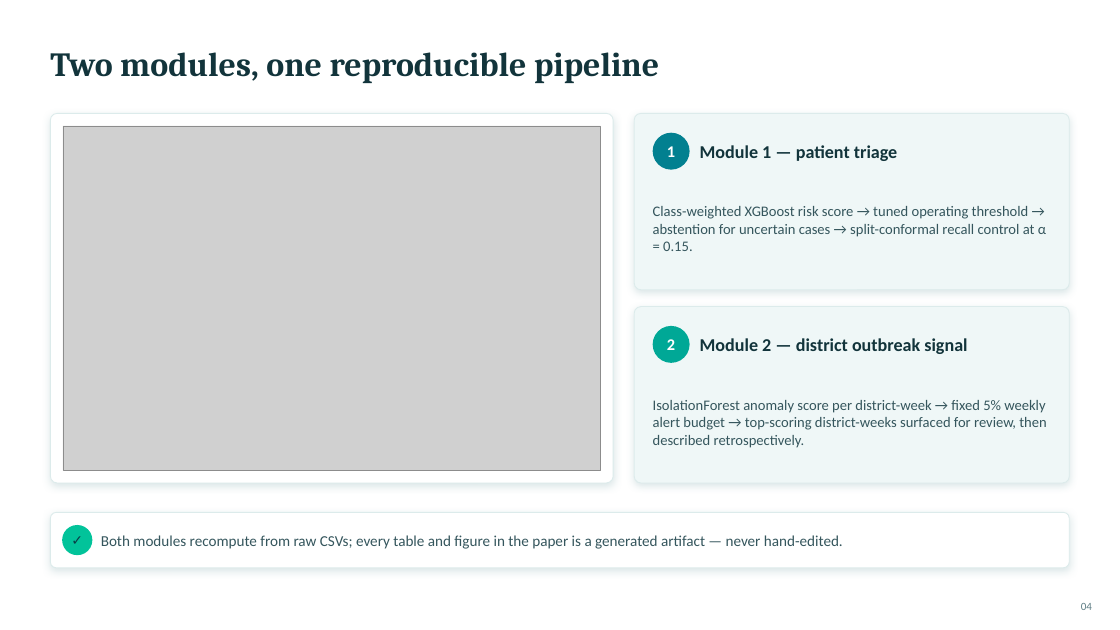
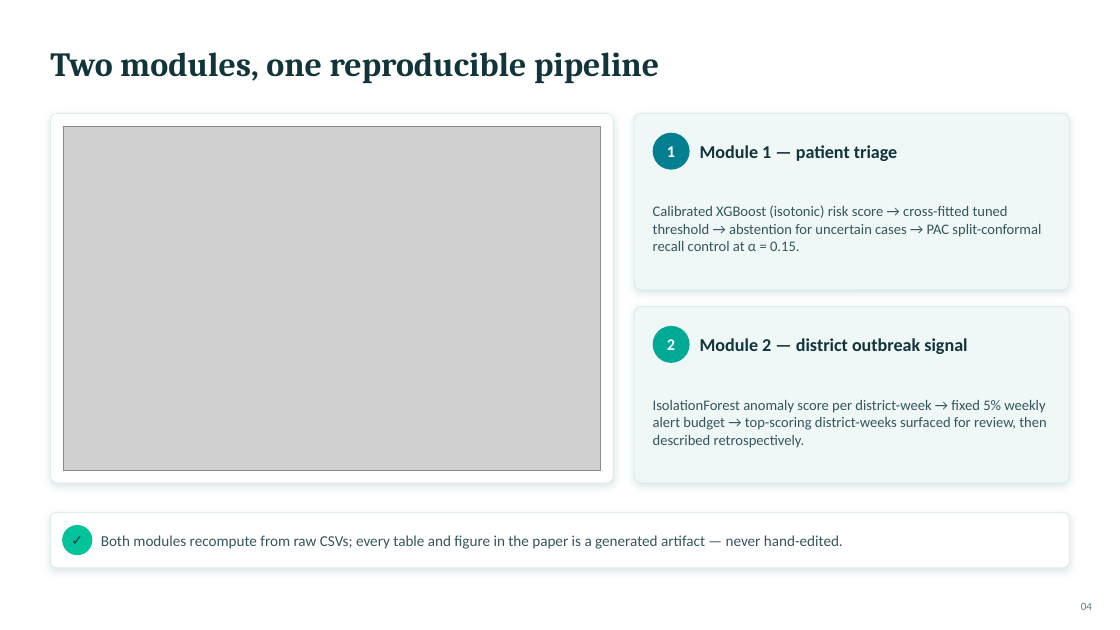
Before and after one commit to vaibhav7087/curago_paper_version, a slide deck: slide 4 of ppt/paper_presentation.pptx. Drawn at 1120x630 pixels with LibreOffice and Linux fonts; fonts in the diff are those of the drawing; grey boxes stand for pictures. Boxes give left, top, right and bottom in pixels: in the first picture for what was removed or moved away, otherwise in the second. Text is boxed around its words. In the diff, an @@ line names an element or a change of style, - is before the commit and + after.

Commit message:
paper: review scope T1-T3 - calibrated primary model + nested cross-fitted thresholds, PAC conformal guarantee, correctness/prose fixes; all artifacts regenerated, docs synced, self-score 98

```diff
--- a/ppt/paper_presentation.pptx
+++ b/ppt/paper_presentation.pptx
@@ text at box(653, 205, 1041, 251): text changed @@
-Class-weighted XGBoost risk score → tuned operating threshold → abstention for uncertain cases → split-conformal recall control at α = 0.15.
+Calibrated XGBoost (isotonic) risk score → cross-fitted tuned threshold → abstention for uncertain cases → PAC split-conformal recall control at α = 0.15.
```
Also in this commit, not shown: 5 other slides changed, 56 other files.
